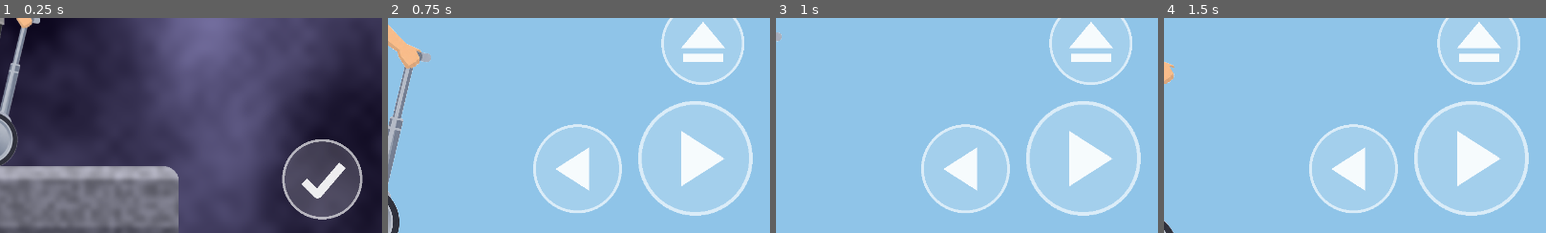
Above: before the commit, frames 1-4 (left to right).
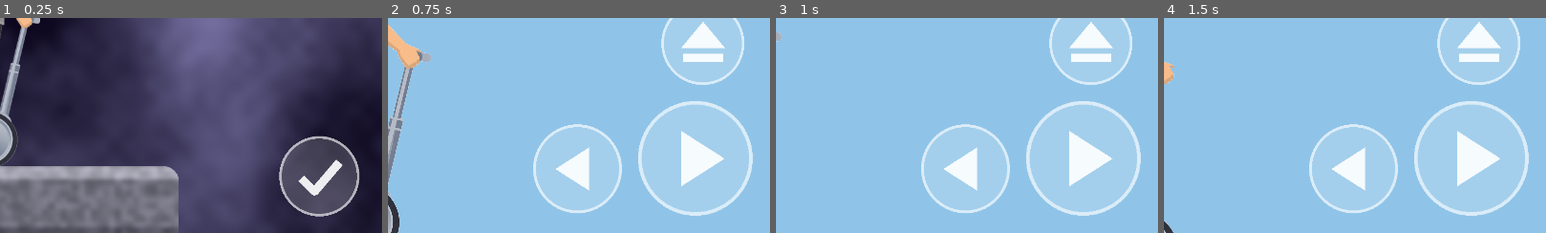
Above: after the commit, the same moments.

Repository: site-oficial-br-y/variant.agencia
Game: Godot game, scene res://levels/Menu.tscn
Two runs of this game, one before a commit and one after it. Both use one fixed random seed, a clock stepped at 60 frames per second and the inputs below.
Inputs (mouse positions are % of the whole screen's width and height, from its top left; square brackets give the same spot before the commit, where the layout moved):
- Up to frame 1 (0.25 s): no input
- Up to frame 2 (0.75 s): click (92, 87) [92, 88] at 0.5 s
- Up to frame 3 (1 s): no input
- Up to frame 4 (1.5 s): hold D from 1.28 s (still down); tap Space (eject) at 1.35 s
The pictures show only the part of the screen within x 50-100%, y 50-100%; the shares and areas given below are measured in that part.

The runs differ from the first frame. In frame 1, 2.0% of the frame differs, in the area x 73-95%, y 54-94%; in frame 2, nothing differs; in frame 3, nothing differs; in frame 4, nothing differs.

Commit message:
Bicho Ehn: tela cheia (estica pra largura do celular + fullscreen no primeiro toque)
Co-Authored-By: Claude Opus 5.5 <noreply@anthropic.com>
Claude-Session: https://claude.ai/code/session_014hX2KsBke7Sq6MsZDXhCCQ

Diff:
--- a/jogo-godot/levels/Menu.gd
+++ b/jogo-godot/levels/Menu.gd
@@ -11,6 +11,8 @@
 
 func _ready() -> void:
 	set_anchors_preset(Control.PRESET_FULL_RECT)
+	var vp := get_viewport().get_visible_rect().size
+	var cx := vp.x / 2.0                    # tela larga: tudo centralizado na largura real
 	atual = maxi(0, OPCOES.find(Game.personagem))
 	var fundo := TextureRect.new()
 	fundo.texture = load("res://assets/ui/fundo.png")
@@ -27,7 +29,7 @@
 	add_child(logo)
 
 	var lado := 100.0
-	var x0 := 640.0 - (SLOTS * (lado + 12) - 12) / 2.0 + 60
+	var x0 := cx - (SLOTS * (lado + 12) - 12) / 2.0 + 60
 	for i in SLOTS:
 		var q := Panel.new()
 		q.position = Vector2(x0 + i * (lado + 12), 24)
@@ -45,7 +47,7 @@
 
 	var pedra := TextureRect.new()
 	pedra.texture = load("res://assets/ui/pedra.png")
-	pedra.position = Vector2(640 - 300, 590)
+	pedra.position = Vector2(cx - 300, vp.y - 130)
 	add_child(pedra)
 
 	preview = TextureRect.new()
@@ -55,7 +57,7 @@
 	preview.size = Vector2(520, 440)
 	add_child(preview)
 
-	var ok := _botao("confirma", Vector2(1110, 560), 140)
+	var ok := _botao("confirma", Vector2(vp.x - 175, vp.y - 165), 140)
 	ok.pressed.connect(_jogar)
 	_atualizar()
 
@@ -96,7 +98,8 @@
 	preview.texture = tex
 	var h := minf(440.0, 560.0 * tex.get_height() / tex.get_width())     # cabe em 560x440
 	preview.size = Vector2(h * tex.get_width() / tex.get_height(), h)
-	preview.position = Vector2(640 - preview.size.x / 2.0, 612 - h)          # em pé na pedra
+	var vp := get_viewport().get_visible_rect().size
+	preview.position = Vector2(vp.x / 2.0 - preview.size.x / 2.0, vp.y - 108 - h)   # em pé na pedra
 
 func _selecionar(i: int) -> void:
 	atual = i
--- a/jogo-godot/project.godot
+++ b/jogo-godot/project.godot
@@ -21,7 +21,7 @@
 window/size/viewport_width=1280
 window/size/viewport_height=720
 window/stretch/mode="canvas_items"
-window/stretch/aspect="keep"
+window/stretch/aspect="expand"
 
 [gui]
 
Not shown, changed: jogo-godot/export_presets.cfg
Not shown, removed: rodas/godot/index.apple-touch-icon.png
Not shown, removed: rodas/godot/index.audio.worklet.js
Not shown, removed: rodas/godot/index.html
Not shown, removed: rodas/godot/index.icon.png
Not shown, removed: rodas/godot/index.js
Not shown, removed: rodas/godot/index.pck
Not shown, removed: rodas/godot/index.png
Not shown, removed: rodas/godot/index.wasm
